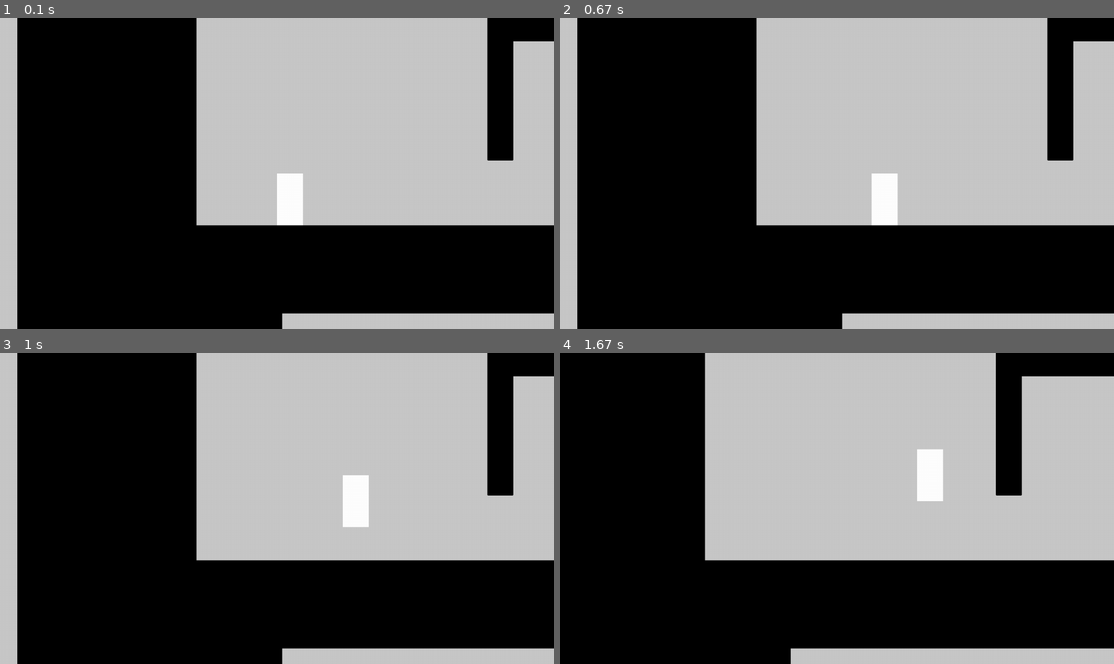
Above: before the commit, frames 1-4 (two rows, left to right).
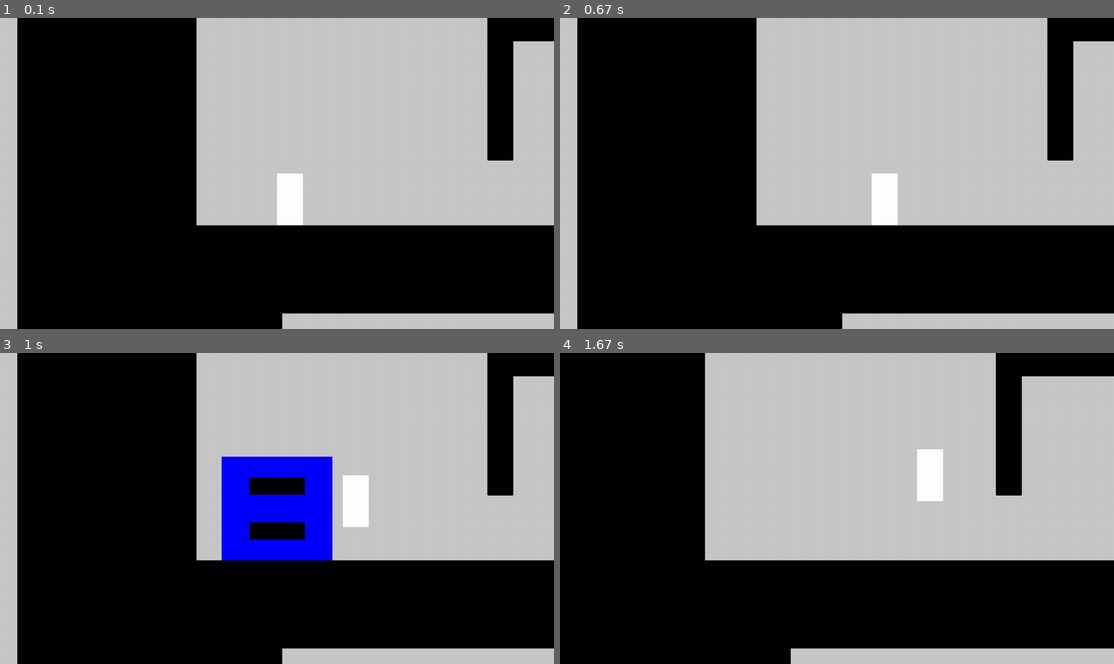
Above: after the commit, the same moments.

Repository: dast3rr/pygameproject_2DPlaformer
Game: pygame game, started from code/main.py
Same seed, same stepped clock (60 frames per second), same inputs: the game is played once before the commit and once after it.
Inputs (mouse positions are in pixels of both pictures, inside the frame that each line leads up to):
- Up to frame 1 (0.1 s): no input
- Up to frame 2 (0.67 s): hold Esc from 0.33 s (still down); hold D from 0.33 s (still down)
- Up to frame 3 (1 s): release Esc at 0.8 s; release D at 0.8 s; hold Esc from 0.83 s (still down); hold D from 0.83 s (still down); tap Space at 0.9 s
- Up to frame 4 (1.67 s): tap Space at 1.2, 1.4 s; release Esc at 1.3 s; release D at 1.3 s; hold D from 1.33 s (still down); move the mouse to (665, 461) at 1.37 s

Frames 1-2 are identical in both runs. In frame 3, 6.7% of the frame differs, in the area x 40-60%, y 33-67%; in frame 4, nothing differs.

Commit message:
сделано меню паузы

Diff:
--- a/code/graphics.py
+++ b/code/graphics.py
@@ -8,6 +8,7 @@
 character = pygame.sprite.Group()
 horizontal_platforms = pygame.sprite.Group()
 vertical_platforms = pygame.sprite.Group()
+menu = pygame.sprite.Group()
 
 # коэфициент масштабирования
 N = 6
@@ -22,21 +23,21 @@
 fps = 60
 
 
-# def load_image(name, colorkey=None):
-#     fullname = os.path.join('data', name)
-#     if not os.path.isfile(fullname):
-#         print(f"Файл с изображением '{fullname}' не найден")
-#         sys.exit()
-#     image = pygame.image.load(fullname)
-#
-#     if colorkey is not None:
-#         image = image.convert()
-#         if colorkey == -1:
-#             colorkey = image.get_at((0, 0))
-#         image.set_colorkey(colorkey)
-#     else:
-#         image = image.convert_alpha()
-#     return image
+def load_image(name, colorkey=None):
+    fullname = os.path.join('data', name)
+    if not os.path.isfile(fullname):
+        print(f"Файл с изображением '{fullname}' не найден")
+        sys.exit()
+    image = pygame.image.load(fullname)
+
+    if colorkey is not None:
+        image = image.convert()
+        if colorkey == -1:
+            colorkey = image.get_at((0, 0))
+        image.set_colorkey(colorkey)
+    else:
+        image = image.convert_alpha()
+    return image
 
 # класс для горизонтальных пересечений и картинки
 class Character(pygame.sprite.Sprite):
@@ -135,3 +136,51 @@
     # обновление положения
     def update(self):
         pygame.draw.rect(screen, 'black', self.rect)
+
+
+class InGameMenu(pygame.sprite.Sprite):
+    def __init__(self):
+        super().__init__(menu)
+        self.image = pygame.Surface((screen.get_width() // 5, screen.get_height() // 3), pygame.SRCALPHA, 32)
+        x, y = screen.get_width() // 2 - screen.get_width() // 10, screen.get_height() // 2 - screen.get_height() // 6
+        pygame.draw.rect(self.image, pygame.Color('blue'), self.image.get_rect())
+        self.rect = pygame.Rect(x, y, self.image.get_width(), self.image.get_height())
+
+        self.resume_button = Button(self.image.get_width() // 2, self.image.get_height() // 6,
+                                    self.rect.x + self.rect.width // 4, self.rect.y + self.rect.height // 5,
+                                    pygame.Color('Black'), pygame.Color('Grey'), self.image)
+        self.back_to_main_menu_button = Button(self.image.get_width() // 2, self.image.get_height() // 6,
+                                               self.rect.x + self.rect.width // 4,
+                                               self.rect.y + self.rect.height - self.rect.height // 5 -
+                                               self.image.get_height() // 6,
+                                               pygame.Color('Black'), pygame.Color('Grey'), self.image)
+
+    def draw_menu_buttons(self):
+        self.resume_button.draw()
+        self.back_to_main_menu_button.draw()
+
+
+class Button:
+    def __init__(self, width, height, x, y, inactive_color, active_color, surface):
+        self.width = width
+        self.height = height
+        self.inactive_color = inactive_color
+        self.active_color = active_color
+        self.x = x
+        self.y = y
+
+    def draw(self, message=None, action=None):
+        mouse = pygame.mouse.get_pos()
+        clicked = pygame.mouse.get_pressed()
+
+        if self.x < mouse[0] < self.x + self.width and self.y < mouse[1] < self.y + self.height:
+            pygame.draw.rect(screen, self.active_color, (self.x, self.y, self.width, self.height))
+        else:
+            pygame.draw.rect(screen, self.inactive_color, (self.x, self.y, self.width, self.height))
+
+    def get_pressed(self):
+        if self.x < pygame.mouse.get_pos()[0] < self.x + self.width and \
+                self.y < pygame.mouse.get_pos()[1] < self.y + self.height and pygame.mouse.get_pressed()[0] == 1:
+            return True
+        else:
+            return False
--- a/code/main.py
+++ b/code/main.py
@@ -1,5 +1,5 @@
 from graphics import Platform, platforms, screen, fps, size, MainCharacter, vertical_platforms, horizontal_platforms, \
-    character, N
+    character, N, InGameMenu, menu
 from data import cords
 
 import pygame
@@ -82,12 +82,14 @@
 
     # инициализация главного героя и платформ.
     main_character = initialization()
+    paused_menu = InGameMenu()
 
     # перемещение в стороны
     right = left = 0
 
     camera = Camera()
     running = True
+    game_paused = False
     while running:
         for event in pygame.event.get():
             if event.type == pygame.QUIT:
@@ -112,6 +114,12 @@
                     move_speed = 60 * N
                 else:
                     move_speed = 40 * N
+
+                if keys[pygame.K_ESCAPE]:
+                    if game_paused:
+                        game_paused = False
+                    else:
+                        game_paused = True
 
                 # при нажатии на пробел - прыжок
                 if event.key == pygame.K_SPACE and (main_character.get_hor() or main_character.get_ver()):
@@ -184,6 +192,12 @@
         character.draw(screen)
         jump = main_character.update(move_hor, jump, move_speed, fall_speed)
 
+        if game_paused:
+            menu.draw(screen)
+            InGameMenu.draw_menu_buttons(paused_menu)
+            if paused_menu.resume_button.get_pressed():
+                game_paused = False
+
         pygame.display.flip()
         clock.tick(fps)
     pygame.quit()
